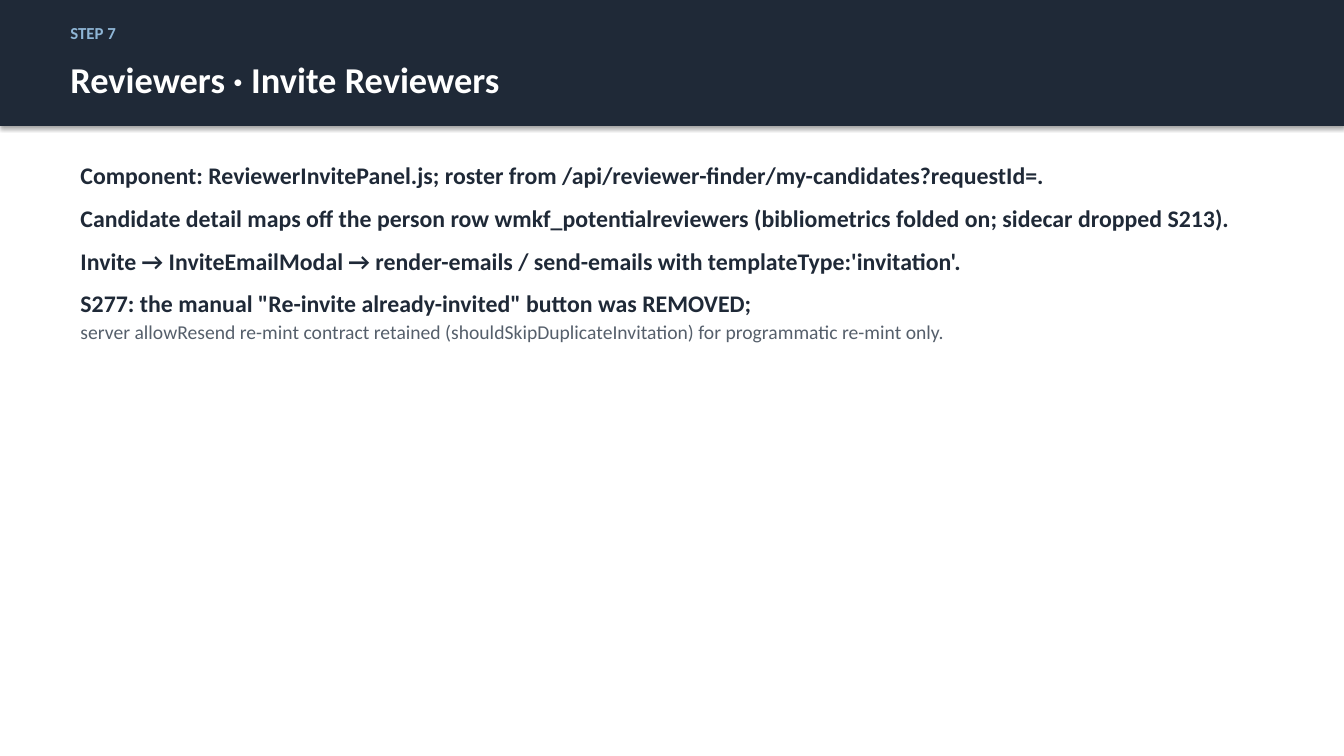
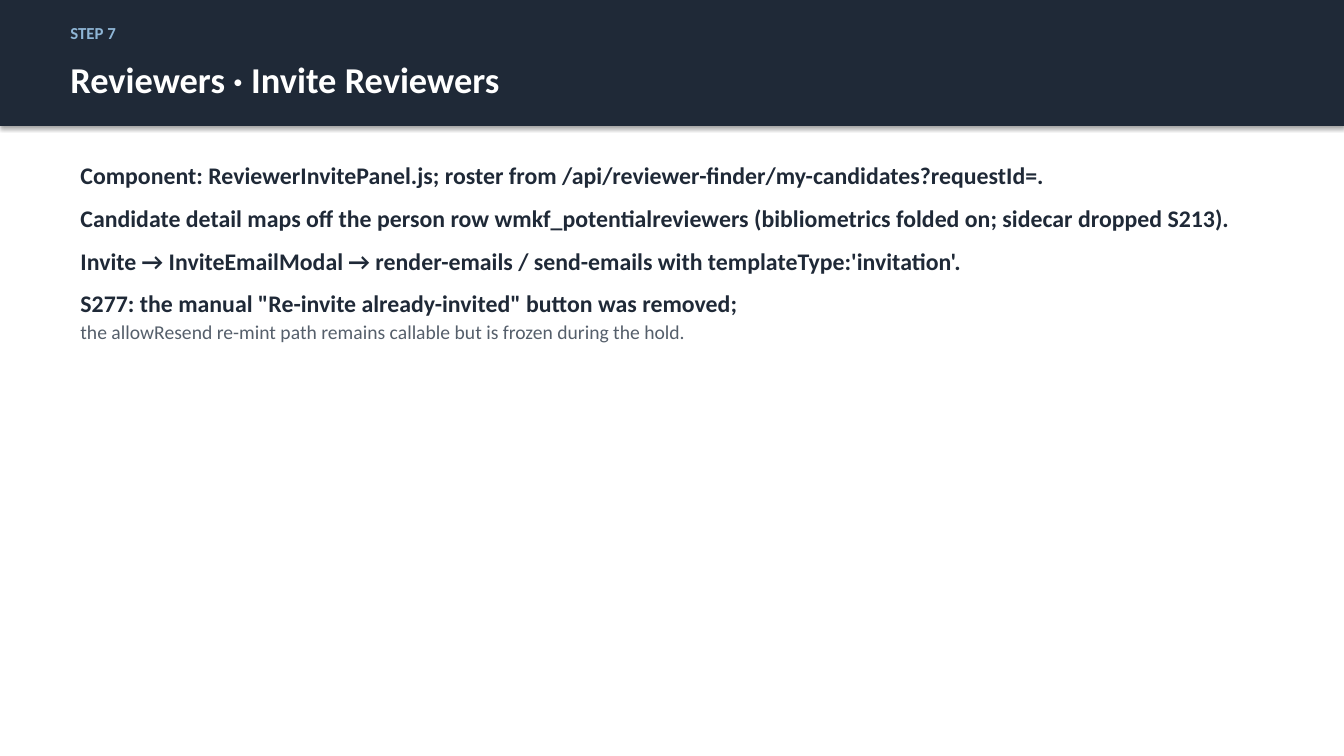
Before and after one commit to justingallivan/wmkf-research-apps, a slide deck: slide 14 of docs/onboarding/Workbench_Onboarding_Technical.pptx. Drawn at 1344x756 pixels with LibreOffice and Linux fonts; fonts in the diff are those of the drawing. Boxes give left, top, right and bottom in pixels: in the first picture for what was removed or moved away, otherwise in the second. Text is boxed around its words. In the diff, an @@ line names an element or a change of style, - is before the commit and + after.

Commit message:
Guard reviewer reminder incident hold

```diff
--- a/docs/onboarding/Workbench_Onboarding_Technical.pptx
+++ b/docs/onboarding/Workbench_Onboarding_Technical.pptx
@@ text at bbox=[80, 295, 737, 343]: text changed @@
-S277: the manual "Re-invite already-invited" button was REMOVED;
-  server allowResend re-mint contract retained (shouldSkipDuplicateInvitation) for programmatic re-mint only.
+S277: the manual "Re-invite already-invited" button was removed;
+  the allowResend re-mint path remains callable but is frozen during the hold.
```
Also in this commit, not shown: 4 other slides changed, 22 other files.
